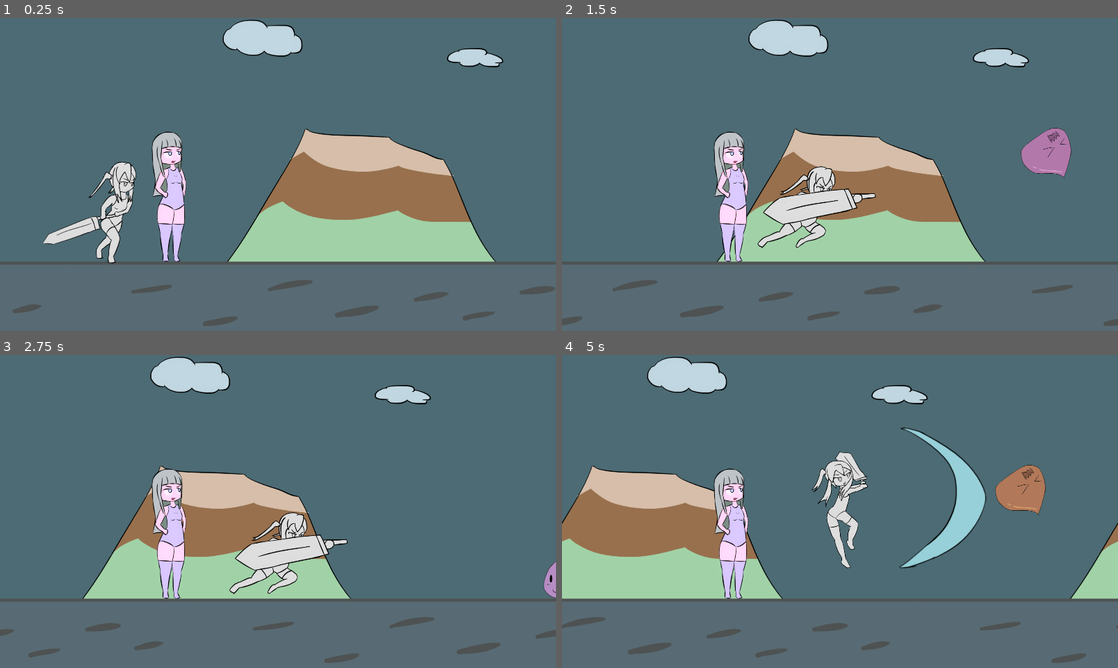
Above: before the commit, frames 1-4 (two rows, left to right).
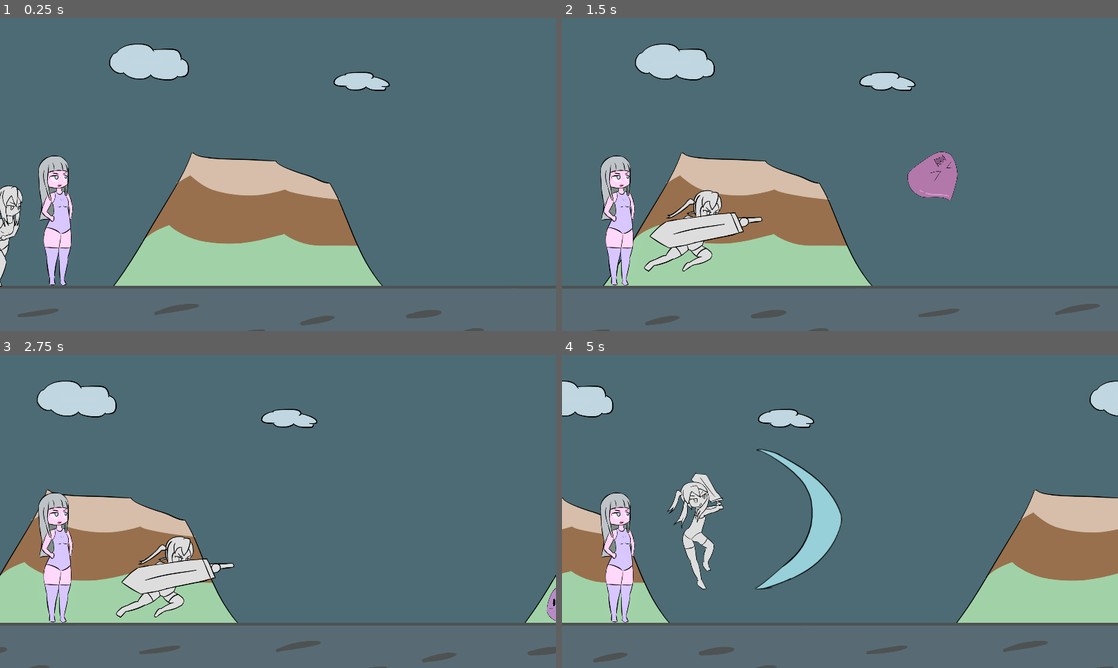
Above: after the commit, the same moments.

Repository: BeatMil/Animurun
Game: Godot game, scene res://Scenes/Forest.tscn
Two runs of this game, one before a commit and one after it. Both use one fixed random seed, a clock stepped at 60 frames per second and the inputs below.
Inputs:
- Up to frame 1 (0.25 s): no input
- Up to frame 2 (1.5 s): tap Enter (ui_accept) at 0.5, 0.77 s; hold U (block) 0.53-1.28 s; tap U (block) at 1.35 s
- Up to frame 3 (2.75 s): tap Enter (ui_accept) at 1.52 s; hold U (block) from 2.03 s (still down)
- Up to frame 4 (5 s): release U (block) at 2.78 s; tap U (block) at 2.85, 4.35 s; tap Enter (ui_accept) at 3.02, 3.77, 4.52 s; hold U (block) 3.53-4.28 s

The runs differ from the first frame. In frame 1, 32% of the frame differs, in the area x 0-100%, y 0-100%; in frame 2, 31%; in frame 3, 28%; in frame 4, 34%.

Commit message:
Fix exports to windows

Diff:
--- a/Nodes/Hitboxes/attack01_hitbox.tscn
+++ b/Nodes/Hitboxes/attack01_hitbox.tscn
@@ -1,12 +1,12 @@
-[gd_scene load_steps=3 format=3 uid="uid://cqnwmetewslb0"]
+[gd_scene load_steps=3 format=3 uid="uid://bgme6yvm51y6o"]
 
-[ext_resource type="Script" path="res://Scripts/hitbox.gd" id="1_6dvgp"]
+[ext_resource type="Script" path="res://scripts/Hitbox.gd" id="1_d2rj7"]
 
 [sub_resource type="RectangleShape2D" id="RectangleShape2D_3pcvt"]
 size = Vector2(200, 625)
 
 [node name="Hitbox" type="Area2D" groups=["attack01"]]
-script = ExtResource("1_6dvgp")
+script = ExtResource("1_d2rj7")
 
 [node name="CollisionShape2D" type="CollisionShape2D" parent="."]
 shape = SubResource("RectangleShape2D_3pcvt")
--- a/Nodes/Slime.tscn
+++ b/Nodes/Slime.tscn
@@ -1,9 +1,9 @@
-[gd_scene load_steps=11 format=3 uid="uid://b28eftt4uyeng"]
-
-[ext_resource type="Script" path="res://Scripts/Slime.gd" id="1_veqpa"]
-[ext_resource type="Texture2D" uid="uid://dc2yr8fulgylt" path="res://Media/sprites/slime_spritesheet.png" id="2_65awk"]
-[ext_resource type="AudioStream" uid="uid://buqe4ddxwekc2" path="res://Media/sfx/charge01.wav" id="3_210s2"]
-[ext_resource type="AudioStream" uid="uid://b36cb8pbyil84" path="res://Media/sfx/dead.wav" id="3_v53ox"]
+[gd_scene load_steps=11 format=3 uid="uid://beswjnm8i5nhp"]
+
+[ext_resource type="AudioStream" uid="uid://b36cb8pbyil84" path="res://media/sfx/dead.wav" id="1_530xr"]
+[ext_resource type="Script" path="res://scripts/Slime.gd" id="1_r2hq7"]
+[ext_resource type="AudioStream" uid="uid://buqe4ddxwekc2" path="res://media/sfx/charge01.wav" id="2_tghh5"]
+[ext_resource type="Texture2D" uid="uid://dc2yr8fulgylt" path="res://media/sprites/slime_spritesheet.png" id="3_ufbf4"]
 
 [sub_resource type="RectangleShape2D" id="RectangleShape2D_y7vn5"]
 size = Vector2(192, 172)
@@ -84,7 +84,7 @@
 "clips": [{
 "end_offset": 0.0,
 "start_offset": 0.0,
-"stream": ExtResource("3_v53ox")
+"stream": ExtResource("1_530xr")
 }],
 "times": PackedFloat32Array(0)
 }
@@ -155,7 +155,7 @@
 "clips": [{
 "end_offset": 0.0,
 "start_offset": 0.0,
-"stream": ExtResource("3_210s2")
+"stream": ExtResource("2_tghh5")
 }],
 "times": PackedFloat32Array(0)
 }
@@ -197,8 +197,7 @@
 gravity_scale = 2.0
 max_contacts_reported = 1
 contact_monitor = true
-script = ExtResource("1_veqpa")
-speed = Vector2(-1000, 0)
+script = ExtResource("1_r2hq7")
 
 [node name="VisibleOnScreenNotifier2D" type="VisibleOnScreenNotifier2D" parent="."]
 position = Vector2(3.8147e-06, -3.50001)
@@ -217,7 +216,7 @@
 
 [node name="SlimeSpritesheet" type="Sprite2D" parent="."]
 scale = Vector2(0.5, 0.5)
-texture = ExtResource("2_65awk")
+texture = ExtResource("3_ufbf4")
 hframes = 2
 frame = 1
 
--- a/Scenes/Forest.tscn
+++ b/Scenes/Forest.tscn
@@ -1,25 +1,32 @@
-[gd_scene load_steps=46 format=3 uid="uid://bey5x08s88nwy"]
-
-[ext_resource type="Script" path="res://Scripts/Forest.gd" id="1_eprf7"]
-[ext_resource type="Texture2D" uid="uid://dh13bx01yu78m" path="res://Media/sprites/kaisouko_look.png" id="1_hoqt7"]
-[ext_resource type="Script" path="res://Scripts/ParallaxLayerAuto.gd" id="2_q7ai5"]
-[ext_resource type="Texture2D" uid="uid://dqya23lpwqwc5" path="res://Media/sprites/clouds.png" id="2_srusm"]
-[ext_resource type="Texture2D" uid="uid://c6cckqobux4ov" path="res://Media/sprites/mountain.png" id="4_xxxf1"]
-[ext_resource type="Texture2D" uid="uid://o3mgqx5thpxh" path="res://Media/sprites/ground.png" id="5_igysm"]
-[ext_resource type="Texture2D" uid="uid://bxjft2o05bs63" path="res://Media/sprites/chiichan_run.png" id="6_1ipje"]
+[gd_scene load_steps=46 format=3 uid="uid://b16ck10efgool"]
+
+[ext_resource type="Script" path="res://scripts/Forest.gd" id="1_4e02h"]
+[ext_resource type="Texture2D" uid="uid://dh13bx01yu78m" path="res://media/sprites/kaisouko_look.png" id="1_88375"]
+[ext_resource type="Texture2D" uid="uid://dqya23lpwqwc5" path="res://media/sprites/clouds.png" id="2_2w2oa"]
+[ext_resource type="Texture2D" uid="uid://c6cckqobux4ov" path="res://media/sprites/mountain.png" id="3_stxvw"]
+[ext_resource type="Texture2D" uid="uid://o3mgqx5thpxh" path="res://media/sprites/ground.png" id="4_f12gi"]
+[ext_resource type="Texture2D" uid="uid://cd3ts6q6vfyre" path="res://media/sprites/chiichan_hitted.png" id="6_lhnwd"]
 [ext_resource type="Script" path="res://scripts/Chiichan.gd" id="6_o6v6y"]
-[ext_resource type="Texture2D" uid="uid://dgcyrp7yhf30r" path="res://Media/sprites/sword_attack01_b.png" id="7_fn6nb"]
-[ext_resource type="Texture2D" uid="uid://cd3ts6q6vfyre" path="res://Media/sprites/chiichan_hitted.png" id="8_0splf"]
-[ext_resource type="AudioStream" uid="uid://dd4t8hc1wr3s0" path="res://Media/sfx/sword_attack02.wav" id="9_30q6b"]
-[ext_resource type="AudioStream" uid="uid://4v3ipdlb1tan" path="res://Media/sfx/sword_attack01.wav" id="10_0d8bh"]
-[ext_resource type="AudioStream" uid="uid://cpwu06ws2r1cl" path="res://Media/sfx/hitHurt.wav" id="12_yfpkb"]
-[ext_resource type="Script" path="res://Scripts/DedWall.gd" id="14_em37p"]
-[ext_resource type="Texture2D" uid="uid://2nmwcl48ddwq" path="res://Media/sprites/chiichan_block.png" id="14_lluli"]
-[ext_resource type="AudioStream" uid="uid://cj0tmbngsm3js" path="res://Media/sfx/block02.wav" id="15_micpd"]
-[ext_resource type="AudioStream" uid="uid://cat3cfvygslnu" path="res://Media/sfx/dedExplosion.wav" id="15_prsb8"]
-[ext_resource type="Script" path="res://Scripts/DedMenu.gd" id="16_p1od0"]
-[ext_resource type="Texture2D" uid="uid://bv2i0f07e50fw" path="res://Media/sprites/chiichan_block_impact.png" id="16_vt2vx"]
-[ext_resource type="AudioStream" uid="uid://bl505quhmyg4f" path="res://Media/sfx/hitHurt2.wav" id="17_t6yuq"]
+[ext_resource type="Texture2D" uid="uid://dgcyrp7yhf30r" path="res://media/sprites/sword_attack01_b.png" id="7_ten5j"]
+[ext_resource type="AudioStream" uid="uid://dd4t8hc1wr3s0" path="res://media/sfx/sword_attack02.wav" id="8_pu6vn"]
+[ext_resource type="AudioStream" uid="uid://4v3ipdlb1tan" path="res://media/sfx/sword_attack01.wav" id="9_0rs7d"]
+[ext_resource type="Texture2D" uid="uid://2nmwcl48ddwq" path="res://media/sprites/chiichan_block.png" id="10_tucaf"]
+[ext_resource type="AudioStream" uid="uid://cj0tmbngsm3js" path="res://media/sfx/block02.wav" id="11_fbjua"]
+[ext_resource type="Texture2D" uid="uid://bv2i0f07e50fw" path="res://media/sprites/chiichan_block_impact.png" id="12_mv1qp"]
+[ext_resource type="AudioStream" uid="uid://bl505quhmyg4f" path="res://media/sfx/hitHurt2.wav" id="13_f3mfm"]
+[ext_resource type="AudioStream" uid="uid://cpwu06ws2r1cl" path="res://media/sfx/hitHurt.wav" id="14_fvjol"]
+[ext_resource type="Texture2D" uid="uid://bxjft2o05bs63" path="res://media/sprites/chiichan_run.png" id="15_it6uo"]
+[ext_resource type="AudioStream" uid="uid://cat3cfvygslnu" path="res://media/sfx/dedExplosion.wav" id="16_ww0km"]
+
+[sub_resource type="GDScript" id="GDScript_t755h"]
+script/source = "extends ParallaxLayer
+
+@export var SPEED: int = -100
+
+
+func _process(delta):
+	motion_offset.x += SPEED * delta
+"
 
 [sub_resource type="RectangleShape2D" id="RectangleShape2D_iy05h"]
 size = Vector2(2953, 287)
@@ -51,7 +58,7 @@
 "times": PackedFloat32Array(0),
 "transitions": PackedFloat32Array(1),
 "update": 1,
-"values": [ExtResource("8_0splf")]
+"values": [ExtResource("6_lhnwd")]
 }
 tracks/2/type = "value"
 tracks/2/imported = false
@@ -152,7 +159,7 @@
 "times": PackedFloat32Array(0),
 "transitions": PackedFloat32Array(1),
 "update": 1,
-"values": [ExtResource("7_fn6nb")]
+"values": [ExtResource("7_ten5j")]
 }
 tracks/2/type = "value"
 tracks/2/imported = false
@@ -176,11 +183,11 @@
 "clips": [{
 "end_offset": 0.0,
 "start_offset": 0.0,
-"stream": ExtResource("9_30q6b")
+"stream": ExtResource("8_pu6vn")
 }, {
 "end_offset": 0.0,
 "start_offset": 0.0,
-"stream": ExtResource("10_0d8bh")
+"stream": ExtResource("9_0rs7d")
 }],
 "times": PackedFloat32Array(0, 0.25)
 }
@@ -238,7 +245,7 @@
 "times": PackedFloat32Array(0),
 "transitions": PackedFloat32Array(1),
 "update": 1,
-"values": [ExtResource("7_fn6nb")]
+"values": [ExtResource("7_ten5j")]
 }
 tracks/2/type = "value"
 tracks/2/imported = false
@@ -262,11 +269,11 @@
 "clips": [{
 "end_offset": 0.0,
 "start_offset": 0.0,
-"stream": ExtResource("9_30q6b")
+"stream": ExtResource("8_pu6vn")
 }, {
 "end_offset": 0.0,
 "start_offset": 0.0,
-"stream": ExtResource("10_0d8bh")
+"stream": ExtResource("9_0rs7d")
 }],
 "times": PackedFloat32Array(0, 0.25)
 }
@@ -298,7 +305,7 @@
 "times": PackedFloat32Array(0),
 "transitions": PackedFloat32Array(1),
 "update": 1,
-"values": [ExtResource("14_lluli")]
+"values": [ExtResource("10_tucaf")]
 }
 tracks/2/type = "value"
 tracks/2/imported = false
@@ -322,7 +329,7 @@
 "clips": [{
 "end_offset": 0.0,
 "start_offset": 0.0,
-"stream": ExtResource("15_micpd")
+"stream": ExtResource("11_fbjua")
 }],
 "times": PackedFloat32Array(0)
 }
@@ -389,7 +396,7 @@
 "times": PackedFloat32Array(0),
 "transitions": PackedFloat32Array(1),
 "update": 1,
-"values": [ExtResource("16_vt2vx")]
+"values": [ExtResource("12_mv1qp")]
 }
 tracks/2/type = "value"
 tracks/2/imported = false
@@ -413,7 +420,7 @@
 "clips": [{
 "end_offset": 0.0,
 "start_offset": 0.0,
-"stream": ExtResource("17_t6yuq")
+"stream": ExtResource("13_f3mfm")
 }],
 "times": PackedFloat32Array(0)
 }
@@ -457,7 +464,7 @@
 "times": PackedFloat32Array(0),
 "transitions": PackedFloat32Array(1),
 "update": 1,
-"values": [ExtResource("8_0splf")]
+"values": [ExtResource("6_lhnwd")]
 }
 tracks/1/type = "value"
 tracks/1/imported = false
@@ -517,7 +524,7 @@
 "clips": [{
 "end_offset": 0.0,
 "start_offset": 0.0,
-"stream": ExtResource("12_yfpkb")
+"stream": ExtResource("14_fvjol")
 }],
 "times": PackedFloat32Array(0)
 }
@@ -586,7 +593,7 @@
 "times": PackedFloat32Array(0),
 "transitions": PackedFloat32Array(1),
 "update": 1,
-"values": [ExtResource("6_1ipje")]
+"values": [ExtResource("15_it6uo")]
 }
 tracks/3/type = "value"
 tracks/3/imported = false
@@ -704,6 +711,24 @@
 volumetric_fog_detail_spread = 0.615572
 volumetric_fog_ambient_inject = 0.52
 
+[sub_resource type="GDScript" id="GDScript_8pq36"]
+script/source = "extends Node
+
+
+func _ready():
+	pass # Replace with function body.
+
+
+func _on_ded_wall_area_2d_body_entered(body):
+	if body.is_in_group(\"chiichan\"):
+		# play ded particle and animation
+		$\"AnimationPlayer\".play(\"ded_sfx\")
+		$\"%CameraPlayer\".play(\"shake\")
+
+		if body.is_alive:
+			body.ded() # chiichan is ded
+"
+
 [sub_resource type="RectangleShape2D" id="RectangleShape2D_a6xcg"]
 size = Vector2(5582, 773)
 
@@ -738,7 +763,7 @@
 "clips": [{
 "end_offset": 0.0,
 "start_offset": 0.0,
-"stream": ExtResource("15_prsb8")
+"stream": ExtResource("16_ww0km")
 }],
 "times": PackedFloat32Array(0)
 }
@@ -798,6 +823,19 @@
 "shake": SubResource("Animation_giwag")
 }
 
+[sub_resource type="GDScript" id="GDScript_cgyca"]
+script/source = "extends Control
+
+
+func _on_restart_button_pressed():
+	get_tree().change_scene_to_file(\"res://Scenes/Forest.tscn\")
+
+
+func show_menu():
+	$\"AnimationPlayer\".play(\"fade_in\")
+	$\"VBoxContainer/HBoxContainer/BoxContainer2/RestartButton\".grab_focus()
+"
+
 [sub_resource type="Animation" id="Animation_sl5fl"]
 length = 0.001
 tracks/0/type = "value"
@@ -860,41 +898,41 @@
 }
 
 [node name="Forest" type="Node"]
-script = ExtResource("1_eprf7")
+script = ExtResource("1_4e02h")
 
 [node name="KaisoukoLook" type="Sprite2D" parent="."]
 modulate = Color(1.2, 1.2, 1.2, 1)
 self_modulate = Color(0.988235, 0.772549, 1, 1)
 position = Vector2(196, 686)
-texture = ExtResource("1_hoqt7")
+texture = ExtResource("1_88375")
 
 [node name="ParallaxBackground" type="ParallaxBackground" parent="."]
 
 [node name="ParallaxLayer" type="ParallaxLayer" parent="ParallaxBackground"]
 motion_mirroring = Vector2(1920, 0)
-script = ExtResource("2_q7ai5")
+script = SubResource("GDScript_t755h")
 
 [node name="Clouds" type="Sprite2D" parent="ParallaxBackground/ParallaxLayer"]
 position = Vector2(960, 540)
-texture = ExtResource("2_srusm")
+texture = ExtResource("2_2w2oa")
 
 [node name="ParallaxLayer2" type="ParallaxLayer" parent="ParallaxBackground"]
 motion_mirroring = Vector2(1920, 0)
-script = ExtResource("2_q7ai5")
+script = SubResource("GDScript_t755h")
 SPEED = -200
 
 [node name="Mountain" type="Sprite2D" parent="ParallaxBackground/ParallaxLayer2"]
 position = Vector2(926, 652)
-texture = ExtResource("4_xxxf1")
+texture = ExtResource("3_stxvw")
 
 [node name="ParallaxLayer3" type="ParallaxLayer" parent="ParallaxBackground"]
 motion_mirroring = Vector2(1920, 0)
-script = ExtResource("2_q7ai5")
+script = SubResource("GDScript_t755h")
 SPEED = -600
 
 [node name="Ground" type="Sprite2D" parent="ParallaxBackground/ParallaxLayer3"]
 position = Vector2(1920, 1051)
-texture = ExtResource("5_igysm")
+texture = ExtResource("4_f12gi")
 
 [node name="GroundBody" type="StaticBody2D" parent="."]
 position = Vector2(1472, 1066)
@@ -915,7 +953,7 @@
 [node name="ChiichanPos" type="Node2D" parent="Chiichan"]
 
 [node name="ChiichanRun" type="Sprite2D" parent="Chiichan/ChiichanPos"]
-texture = ExtResource("8_0splf")
+texture = ExtResource("6_lhnwd")
 offset = Vector2(0, 12)
 
 [node name="CollisionShape2D" type="CollisionShape2D" parent="Chiichan"]
@@ -944,7 +982,7 @@
 environment = SubResource("Environment_3nkag")
 
 [node name="DedWalls" type="Node" parent="."]
-script = ExtResource("14_em37p")
+script = SubResource("GDScript_8pq36")
 
 [node name="DedWallArea2D" type="Area2D" parent="DedWalls"]
 position = Vector2(-537, 79)
@@ -969,7 +1007,6 @@
 position = Vector2(960, 540)
 
 [node name="Camera2D" type="Camera2D" parent="CameraWrap"]
-position = Vector2(-392, 82)
 
 [node name="CameraPlayer" type="AnimationPlayer" parent="CameraWrap"]
 unique_name_in_owner = true
@@ -989,7 +1026,7 @@
 anchor_bottom = 1.0
 grow_horizontal = 2
 grow_vertical = 2
-script = ExtResource("16_p1od0")
+script = SubResource("GDScript_cgyca")
 metadata/_edit_lock_ = true
 
 [node name="VBoxContainer" type="VBoxContainer" parent="CanvasLayer/DedMenu"]
--- a/Scripts/Chiichan.gd
+++ b/Scripts/Chiichan.gd
@@ -15,7 +15,7 @@
 
 # Constants
 @onready var anim_player = $AnimationPlayer
-var ATTACK01_HITBOX = preload("res://Nodes/Hitboxes/attack01_hitbox.tscn")
+var ATTACK01_HITBOX = preload("res://nodes/hitboxes/attack01_hitbox.tscn")
 
 
 func _ready():
--- a/Scripts/Forest.gd
+++ b/Scripts/Forest.gd
@@ -2,7 +2,7 @@
 
 
 # Preloads
-var SLIME = preload("res://Nodes/Slime.tscn")
+var SLIME = preload("res://nodes/Slime.tscn")
 
 
 # Configs
@@ -19,6 +19,7 @@
 
 
 func spawner() -> void:
+	print("=====================")
 	enemy_spawn_order[order_index].call()
 	order_index += 1
 	if order_index >= enemy_order_size:
@@ -30,11 +31,11 @@
 	slime.position = $"Markers/EnemySpawnPos".position
 	slime.connect("ded", spawner)
 	add_child(slime)
+	print("SPAWN SLIME!")
 
 
 func spawn_speed_slime() -> void:
 	var slime = SLIME.instantiate()
-	slime.speed = Vector2(-1500, 0)
 	slime.activate_speed()
 	slime.position = $"Markers/EnemySpawnPos".position
 	slime.connect("ded", spawner)
--- a/Scripts/Slime.gd
+++ b/Scripts/Slime.gd
@@ -1,7 +1,7 @@
 extends RigidBody2D
 
 
-@export var speed: Vector2
+var speed: Vector2 = Vector2(-1000, 0)
 
 
 # Config
@@ -21,6 +21,7 @@
 func activate_speed():
 	$"AnimationPlayer".play("speed")
 	is_speed_slime = true
+	speed = speed * 2
 
 
 func _on_body_entered(body):
--- a/project.godot
+++ b/project.godot
@@ -11,21 +11,21 @@
 [application]
 
 config/name="animurun"
-run/main_scene="res://Scenes/Forest.tscn"
+run/main_scene="res://scenes/Forest.tscn"
 config/features=PackedStringArray("4.0", "Forward Plus")
-boot_splash/image="res://Media/splash/gurara_meteo_splash.png"
-config/icon="res://Media/animu_run_icon.png"
+boot_splash/image="res://media/splash/gurara_meteo_splash.png"
+config/icon="res://media/animu_run_icon.png"
 
 [autoload]
 
-Config="*res://Scripts/Config.gd"
+Config="*res://scripts/Config.gd"
 
 [display]
 
 window/size/viewport_width=1920
 window/size/viewport_height=1080
 window/size/mode=2
-window/stretch/mode="viewport"
+window/stretch/mode="canvas_items"
 
 [input]
 
Not shown, changed: Media/animu_run_icon.png.import
Not shown, changed: Media/sfx/awp_clipin.wav.import
Not shown, changed: Media/sfx/awp_clipout.wav.import
Not shown, changed: Media/sfx/aww__.wav.import
Not shown, changed: Media/sfx/bigJump.wav.import
Not shown, changed: Media/sfx/block.wav.import
Not shown, changed: Media/sfx/block02.wav.import
Not shown, changed: Media/sfx/boss_damaged.wav.import
Not shown, changed: Media/sfx/careful01.wav.import
Not shown, changed: Media/sfx/careful02.wav.import
Not shown, changed: Media/sfx/charge01.wav.import
Not shown, changed: Media/sfx/chole_explode.wav.import
(and 70 more such lines)
